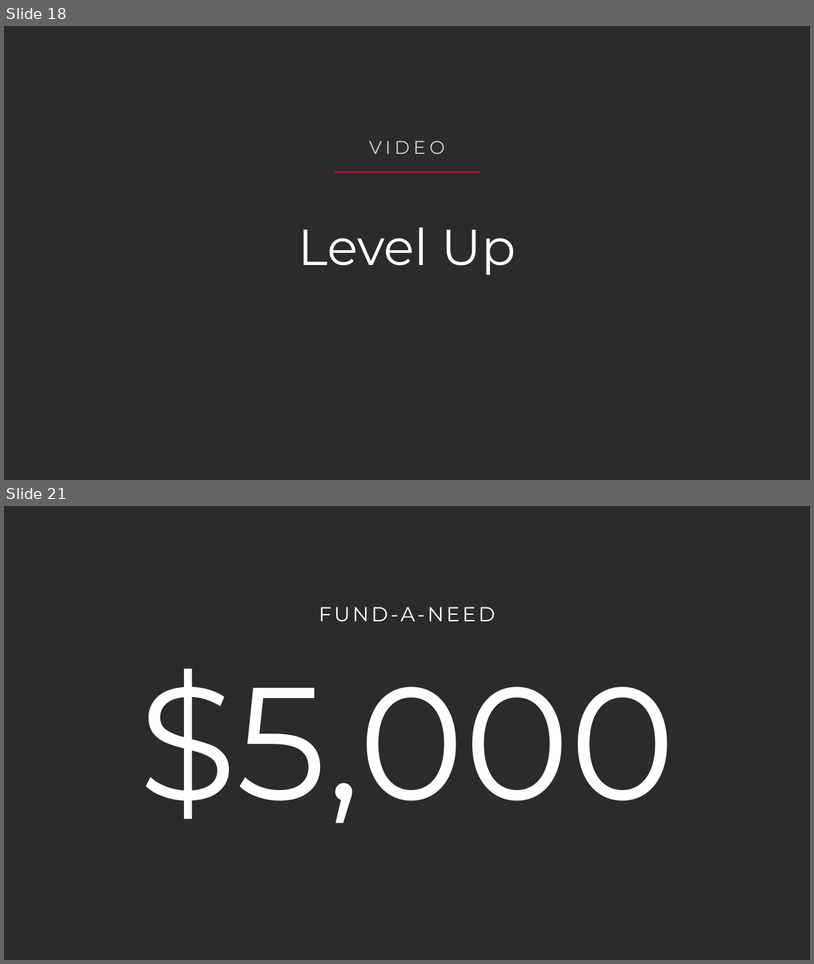
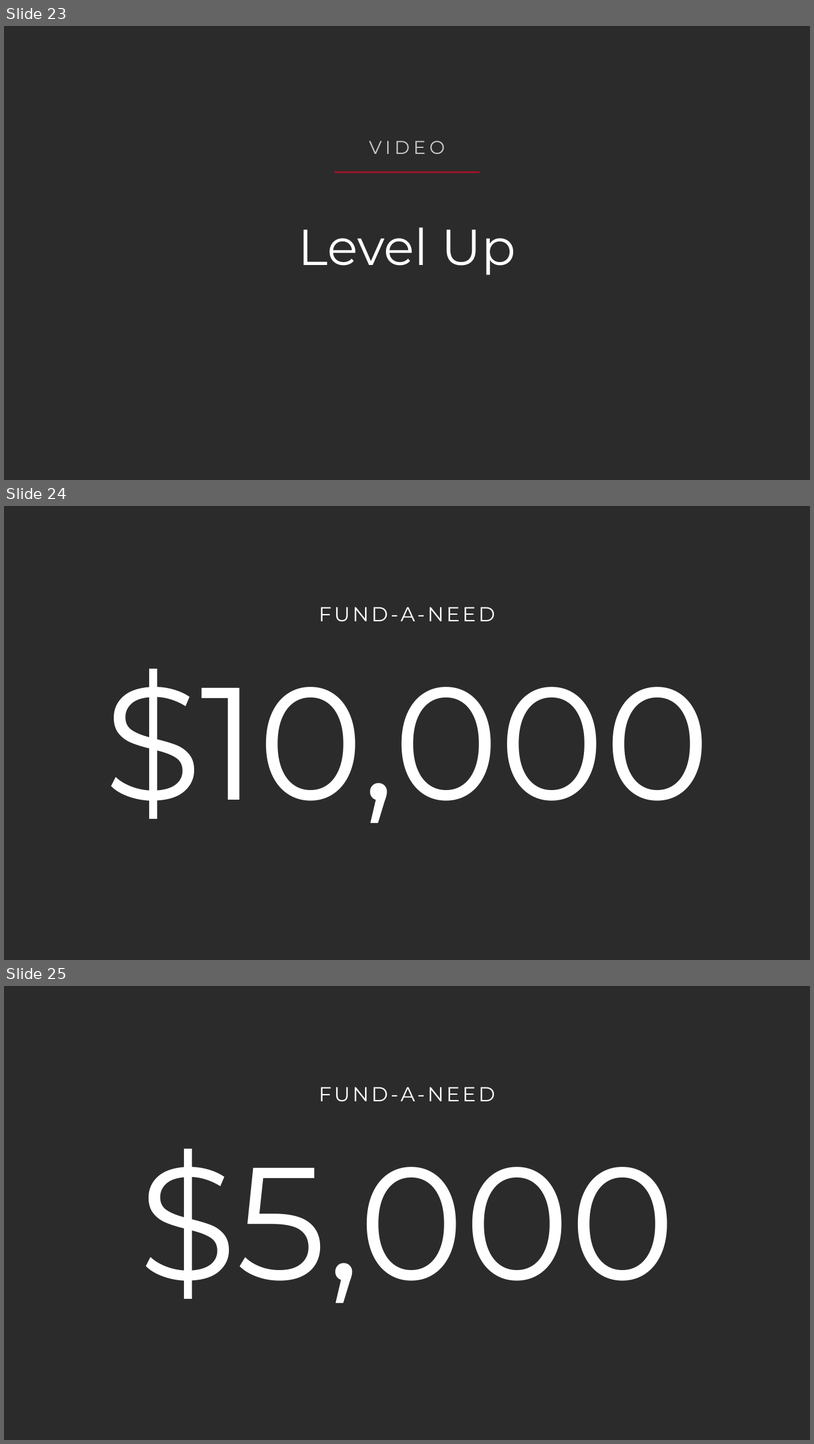
Before and after one commit to LauraRestum/gala_asset_dashboard, a slide deck: assets/2026-gala-program-presentation.pptx. Shown one above the other, each under a label of ours: slides 18 and 21 before the commit, slides 23, 24 and 25 after it; the slides between them are not shown. The pictures are 814x964 and 814x1444 pixels, drawn with LibreOffice and Linux fonts; fonts in the diff are those of the drawing; background and template pictures are left out; a plain dark background stands for a picture behind light text. Boxes give left, top, right and bottom in pixels: in the first picture for what was removed or moved away, otherwise in the second. Text is boxed around its words. In the diff, an @@ line names an element or a change of style, - is before the commit and + after.

```diff
--- a/assets/2026-gala-program-presentation.pptx
+++ b/assets/2026-gala-program-presentation.pptx
@@ slide 24 added at [4,506,810,960], background picture (left out) @@
@@ text added at [319,607,495,621], 24 pt, text #FFFFFF @@
+FUND-A-NEED
@@ text added at [104,669,711,823], 190 pt, text #FFFFFF @@
+$10,000
@@ what was slide 18 is now slide 23 @@
@@ what was slide 21 is now slide 25 @@
```
Also in this commit, not shown: 6 slides changed, 4 other slides added, 2 slides removed, 34 other files.
